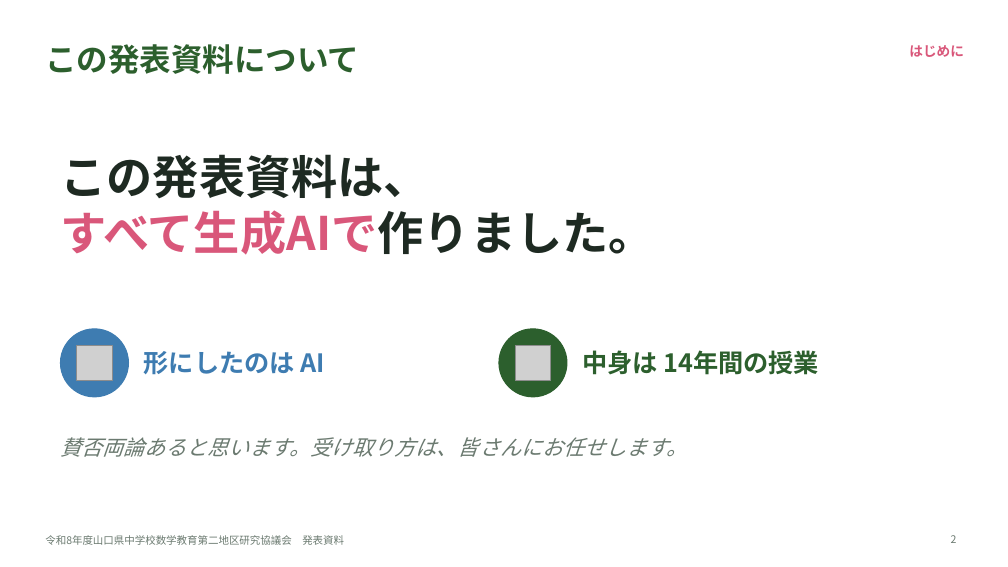
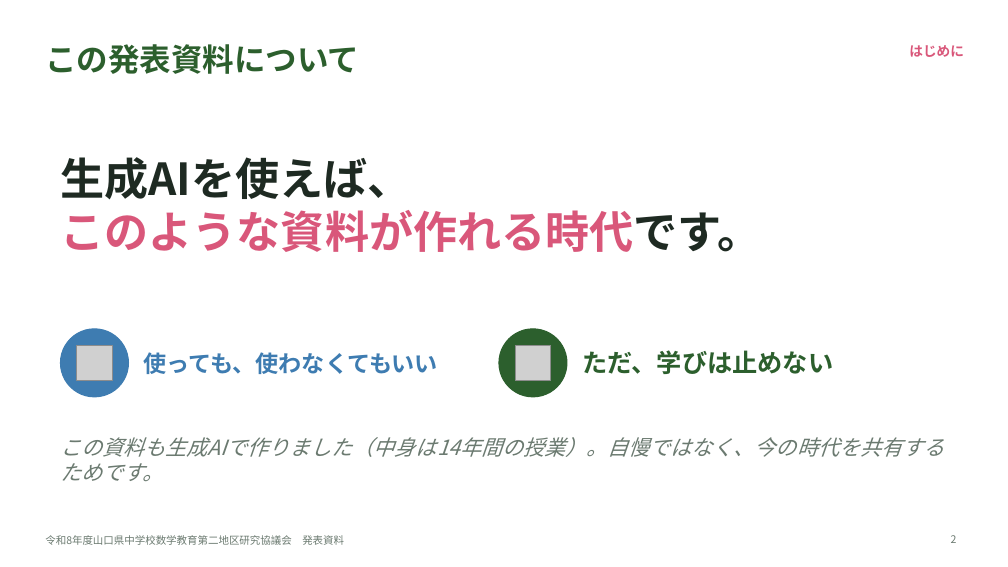
Before and after one commit to margiela14th-sudo/my-ai-project, a slide deck: slide 2 of 07_完成資料/県大会発表_生成AI授業再構築.pptx. Drawn at 1008x567 pixels with LibreOffice and Linux fonts; fonts in the diff are those of the drawing; grey boxes stand for pictures. Boxes give left, top, right and bottom in pixels: in the first picture for what was removed or moved away, otherwise in the second. Text is boxed around its words. In the diff, an @@ line names an element or a change of style, - is before the commit and + after.

```diff
--- a/07_完成資料/県大会発表_生成AI授業再構築.pptx
+++ b/07_完成資料/県大会発表_生成AI授業再構築.pptx
@@ text at (60,157,761,252): text changed; size 44 to 42 pt; text colour #1E2A22 to #D9577A @@
-この発表資料は、
-すべて生成AIで作りました。
+生成AIを使えば、
+このような資料が作れる時代です。
@@ text at (144,352,438,374): text changed; size 24 to 22 pt @@
-形にしたのは AI
+使っても、使わなくてもいい
@@ text at (582,350,833,374): text changed @@
-中身は 14年間の授業
+ただ、学びは止めない
@@ text at (60,437,944,481): text changed @@
-賛否両論あると思います。受け取り方は、皆さんにお任せします。
+この資料も生成AIで作りました（中身は14年間の授業）。自慢ではなく、今の時代を共有するためです。
```
Also in this commit, not shown: 5 other slides changed, 1 slide added, 10 other files.
